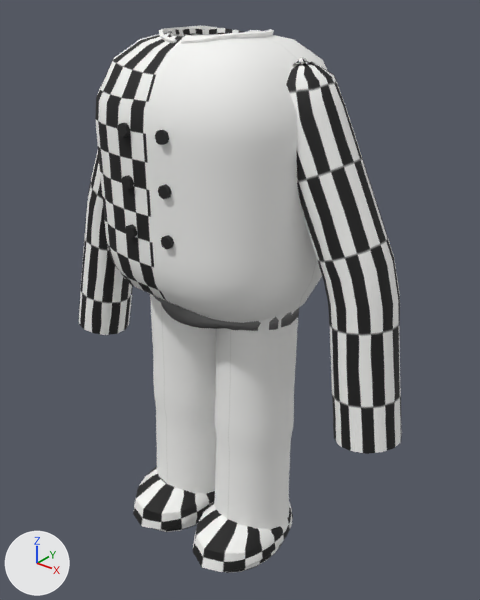
The glTF model Character_Cosmetics/Roblox_Ready/06_Chef/06_Chef.glb, before and after one commit.
The view is the same before and after, from a 50 mm camera at (2.18, -2.55, 3.48) aimed at (0.07, 0.09, 1.84). Arrows for +X, +Y and +Z are at lower left; the lights stay in place. The picture after the commit comes second. Vertices at exactly the same position are counted once.

The older version as bpy lines, for what is in view:
```python
me_06_chef_bottom = bpy.data.meshes.new('06_Chef_Bottom')
me_06_chef_bottom.from_pydata(...)  # 1346 vertices, 2688 faces; spans x -0.55..0.55, y -0.46..0.46, z 0.5..2.15
me_06_chef_bottom.materials.append(mat_06_chef_mat)  # picture img_06_chef_albedo
me_06_chef_extras = bpy.data.meshes.new('06_Chef_Extras')
me_06_chef_extras.from_pydata(...)  # 108 vertices, 192 faces; spans x -0.153..0.153, y -0.524..-0.495, z 2.348..2.894
me_06_chef_extras.materials.append(mat_06_chef_mat)  # picture img_06_chef_albedo
me_06_chef_feet = bpy.data.meshes.new('06_Chef_Feet')
me_06_chef_feet.from_pydata(...)  # 772 vertices, 1528 faces; spans x -0.515..0.517, y -0.495..0.275, z 0.285..0.65
me_06_chef_feet.materials.append(mat_06_chef_mat)  # picture img_06_chef_albedo
me_06_chef_top = bpy.data.meshes.new('06_Chef_Top')
me_06_chef_top.from_pydata(...)  # 2018 vertices, 4024 faces; spans x -1.15..1.15, y -0.5..0.5, z 1.38..3.26
me_06_chef_top.materials.append(mat_06_chef_mat)  # picture img_06_chef_albedo
ob_06_chef_bottom = bpy.data.objects.new('06_Chef_Bottom', me_06_chef_bottom)
ob_06_chef_bottom.location = (0.0, 0.0, 0.0)
ob_06_chef_extras = bpy.data.objects.new('06_Chef_Extras', me_06_chef_extras)
ob_06_chef_extras.location = (0.0, 0.0, 0.0)
ob_06_chef_feet = bpy.data.objects.new('06_Chef_Feet', me_06_chef_feet)
ob_06_chef_feet.location = (0.0, 0.0, 0.0)
ob_06_chef_top = bpy.data.objects.new('06_Chef_Top', me_06_chef_top)
ob_06_chef_top.location = (0.0, 0.0, 0.0)
```
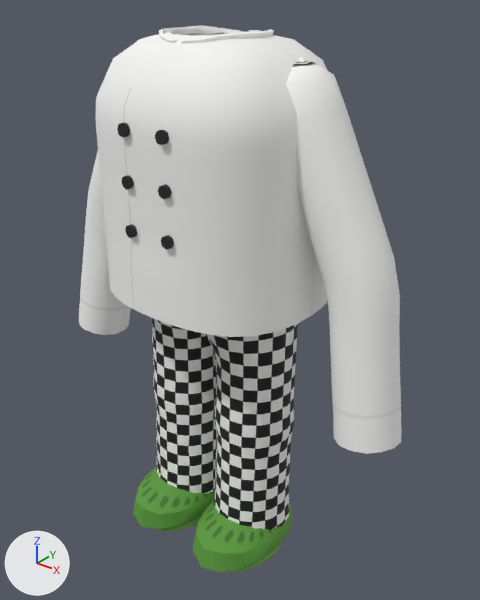
Patch to the scene script:
```diff
--- a/Character_Cosmetics/Roblox_Ready/06_Chef/06_Chef.glb.py
+++ b/Character_Cosmetics/Roblox_Ready/06_Chef/06_Chef.glb.py
@@ me_06_chef_bottom @@
 # used by ob_06_chef_bottom; location = (0.0, 0.0, 0.0)
-me_06_chef_bottom.from_pydata(...)  # 1346 vertices, 2688 faces; spans x -0.55..0.55, y -0.46..0.46, z 0.5..2.15
+me_06_chef_bottom.from_pydata(...)  # 1474 vertices, 2944 faces; spans x -0.55..0.55, y -0.46..0.46, z 0.5..2.15
+# me_06_chef_bottom part 1: 61 vertices moved within x -0.48..0.48, y -0.24..0.21, z 0.69..1.95; 1153 vertices removed from x -0.51..0.51, y -0.41..0.41, z 0.59..2.05; 1281 vertices added at x -0.52..0.52, y -0.44..0.43, z 0.6..2.08
 me_06_chef_bottom.materials.append(mat_06_chef_mat)
@@ me_06_chef_feet @@
 me_06_chef_feet.from_pydata(...)  # 772 vertices, 1528 faces; spans x -0.515..0.517, y -0.495..0.275, z 0.285..0.65
 # used by ob_06_chef_feet; location = (0.0, 0.0, 0.0)
+# me_06_chef_feet part 2: texture (UV) coordinates of 1360 of 1528 faces, centred in x -0.507..0.51, y -0.469..0.247, z 0.292..0.644, changed; they spanned u 0.0..0.25, v 0.56..0.61 and now span u 0.0..0.25, v 0.31..0.36
 me_06_chef_feet.materials.append(mat_06_chef_mat)
@@ me_06_chef_top @@
 # used by ob_06_chef_top; location = (0.0, 0.0, 0.0)
-me_06_chef_top.from_pydata(...)  # 2018 vertices, 4024 faces; spans x -1.15..1.15, y -0.5..0.5, z 1.38..3.26
+me_06_chef_top.from_pydata(...)  # 2018 vertices, 4024 faces; spans x -1.15..1.15, y -0.52..0.52, z 1.38..3.26
+# me_06_chef_top part 3: 229 of 2018 vertices moved; they spanned x -0.59..0.59, y -0.5..0.5, z 1.92..2.22 and now span x -0.6..0.6, y -0.52..0.52, z 1.95..2.22; mean shift (0.0, 0.0, 0.01); largest move (0.12, -0.29, 1.92) -> (0.21, -0.5, 1.95)
+# me_06_chef_top part 4: texture (UV) coordinates of 3728 of 4024 faces, centred in x -1.15..1.15, y -0.5..0.5, z 1.38..3.25, changed; they spanned u 0.0..0.5, v 0.62..1.0 and now span u 0.0..0.75, v 0.37..1.0
 me_06_chef_top.materials.append(mat_06_chef_mat)
```

Pixel boxes [x1, y1, x2, y2] of what changed, in the pictures (480 x 600 px; the box of a moved part takes in the faces that stretch with it):
'06_Chef_Top', reshaped, surface changed (black to grey): [78, 25, 402, 454] in both
'06_Chef_Bottom', reshaped: before [150, 294, 299, 530]; after [151, 318, 298, 530]
part 2 of me_06_chef_feet, surface changed: [133, 467, 293, 573] in both
part 3 of me_06_chef_top, moved or reshaped: before [105, 227, 322, 323]; after [105, 227, 328, 337]
part 4 of me_06_chef_top, surface changed (black to grey): [78, 28, 402, 454] in both
